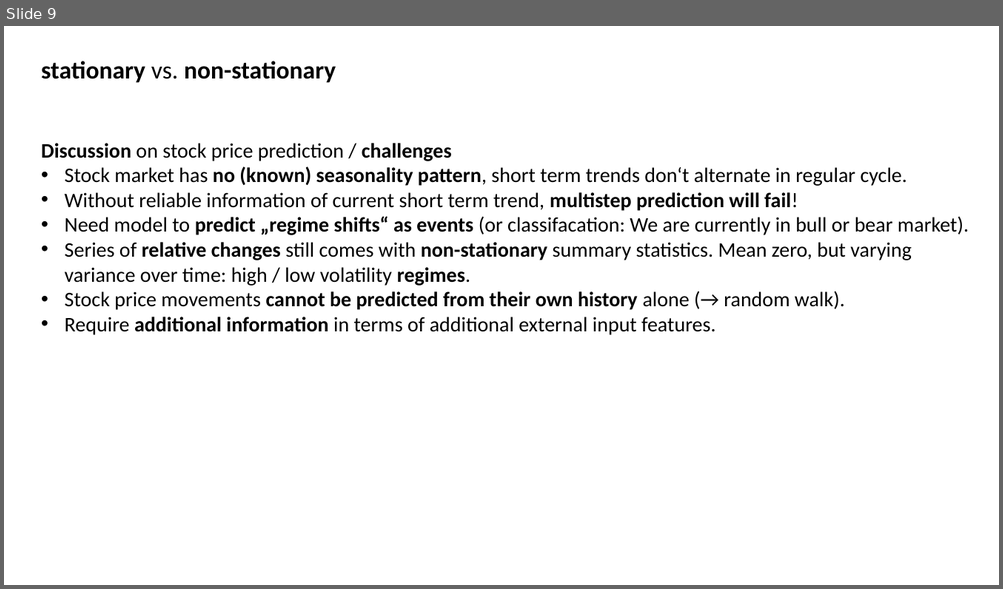
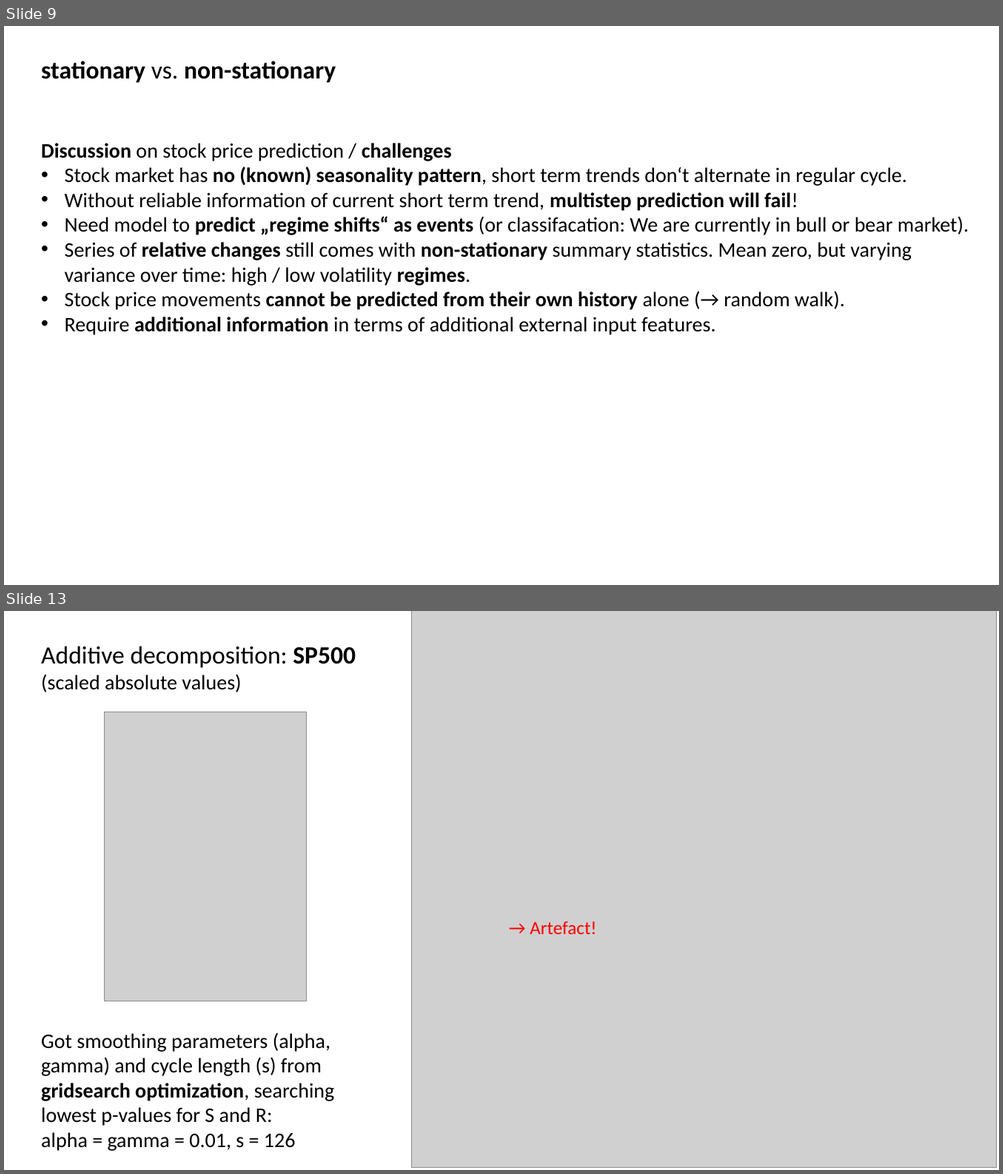
Before and after one commit to MarcoLandtHayen/EchoStateNetworks, a slide deck: ESN_wrapUP_decomposition_and_DeepESNs.pptx. Shown one above the other, each under a label of ours: slide 9 before the commit, slides 9 and 13 after it; the slides between them are not shown. The pictures are 1003x589 and 1003x1174 pixels, drawn with LibreOffice and Linux fonts; fonts in the diff are those of the drawing; grey boxes stand for pictures. Boxes give left, top, right and bottom in pixels: in the first picture for what was removed or moved away, otherwise in the second. Text is boxed around its words. In the diff, an @@ line names an element or a change of style, - is before the commit and + after.

Commit message:
finished wrap up on decomposition of timeseries and setting up ESN models

```diff
--- a/ESN_wrapUP_decomposition_and_DeepESNs.pptx
+++ b/ESN_wrapUP_decomposition_and_DeepESNs.pptx
@@ slide 13 added at (4,611,999,1170), background #FFFFFF @@
@@ picture added at (412,611,996,1167) @@
@@ text added at (41,646,356,692), 24 pt, text #000000 @@
+Additive decomposition: SP500
+(scaled absolute values)
@@ picture added at (104,712,306,1002) @@
@@ text added at (529,921,596,934), 18 pt, text #FF0000 @@
+→ Artefact!
@@ text added at (41,1033,335,1151), 20 pt, text #000000 @@
+Got smoothing parameters (alpha, gamma) and cycle length (s) from gridsearch optimization, searching lowest p-values for S and R:
+alpha = gamma = 0.01, s = 126
```
Also in this commit, not shown: 12 other slides added, 2 other files.
